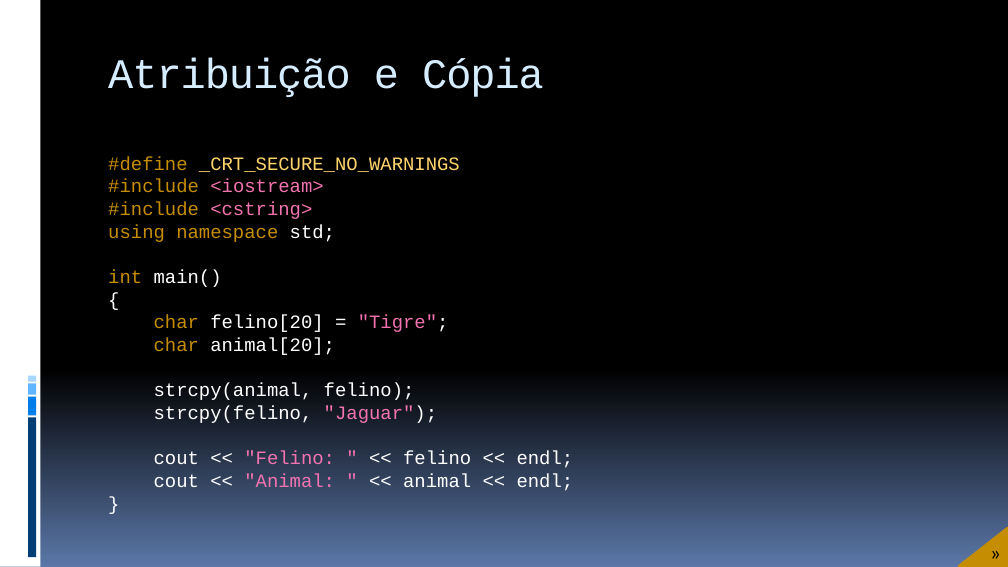
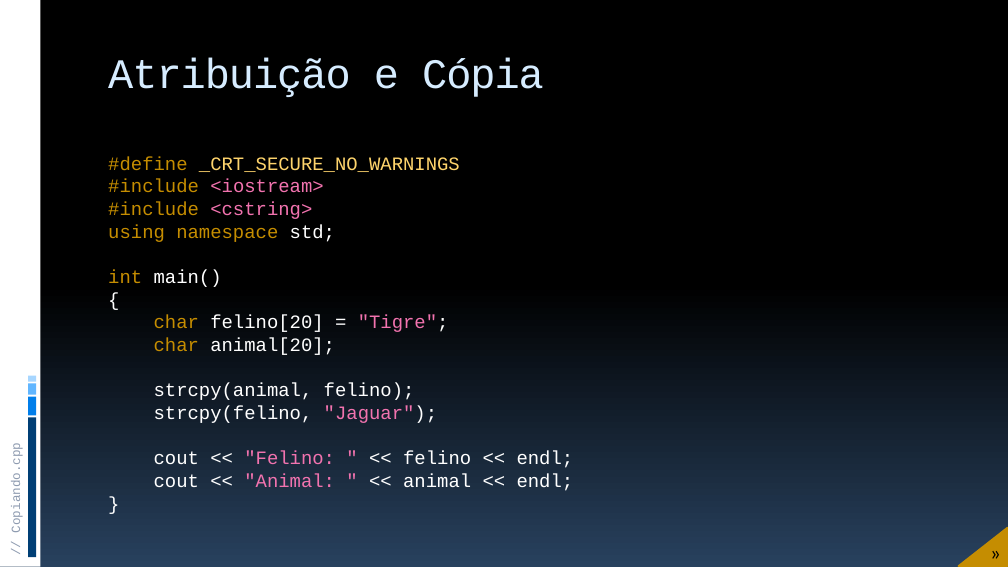
Before and after one commit to JudsonSS/ProgComp, a slide deck: slide 25 of Slides/11. Strings.pptx. Drawn at 1008x567 pixels with LibreOffice and Linux fonts; fonts in the diff are those of the drawing. Boxes give left, top, right and bottom in pixels: in the first picture for what was removed or moved away, otherwise in the second. Text is boxed around its words. In the diff, an @@ line names an element or a change of style, - is before the commit and + after.

```diff
--- a/Slides/11. Strings.pptx
+++ b/Slides/11. Strings.pptx
@@ background gradient #000000 to #5B77A8 to gradient #000000 to #28415E @@
@@ text added at bbox=[10, 451, 24, 530], 12 pt, text #8E9BB0 @@
+// Copiando.cpp
```
Also in this commit, not shown: 36 other slides changed, 8 other files.
